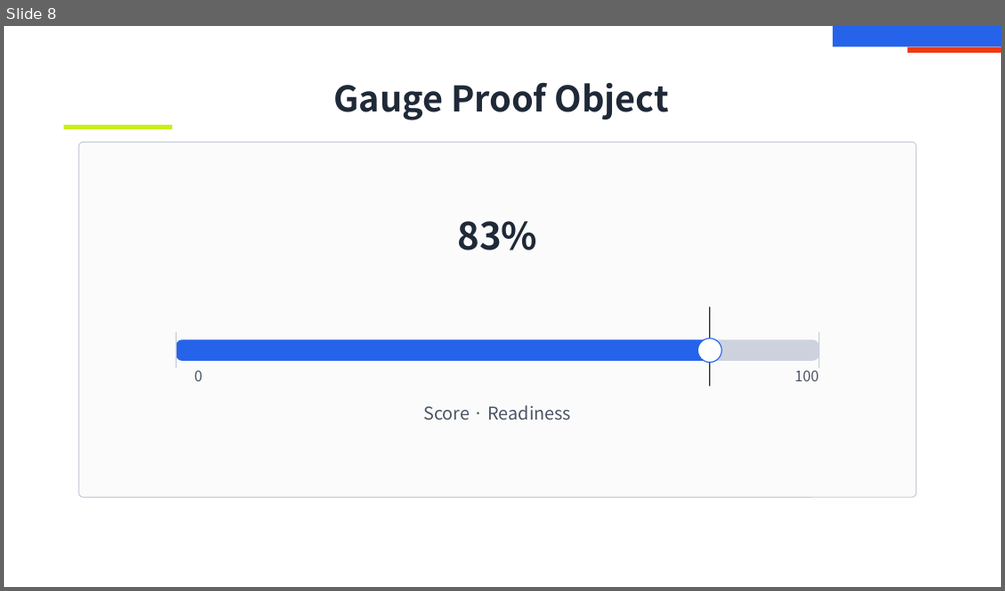
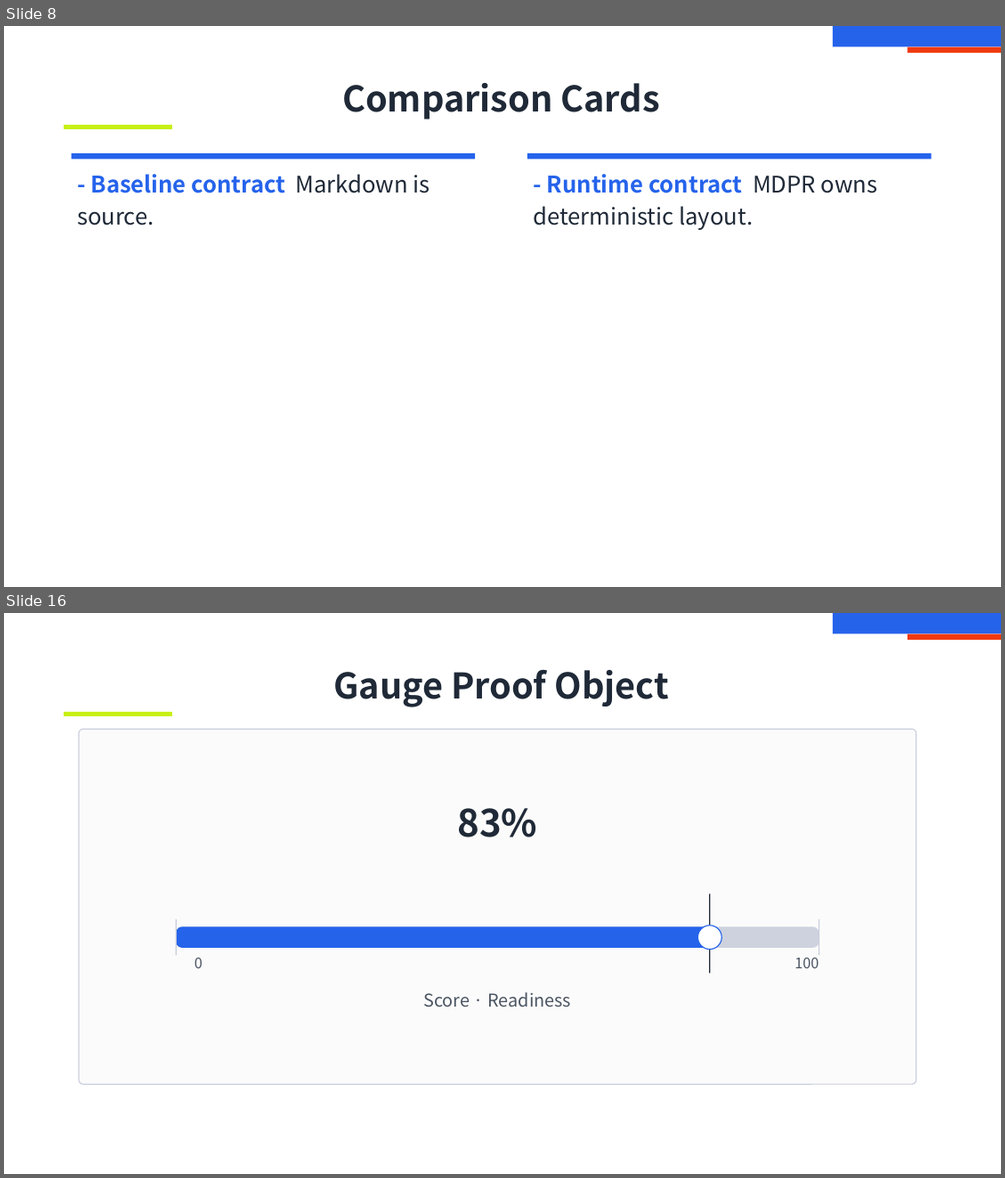
Before and after one commit to ch040602/mdpr-skill, a slide deck: artifacts/intro-decks/element-catalog/deck.pptx. Shown one above the other, each under a label of ours: slide 8 before the commit, slides 8 and 16 after it; the slides between them are not shown. The pictures are 1005x591 and 1005x1178 pixels, drawn with LibreOffice and Linux fonts; fonts in the diff are those of the drawing. Boxes give left, top, right and bottom in pixels: in the first picture for what was removed or moved away, otherwise in the second. Text is boxed around its words. In the diff, an @@ line names an element or a change of style, - is before the commit and + after.

Commit message:
Expand MDPR object catalog deck

```diff
--- a/artifacts/intro-decks/element-catalog/deck.pptx
+++ b/artifacts/intro-decks/element-catalog/deck.pptx
@@ slide 8 added at bbox=[4, 26, 1001, 587], background #FFFFFF @@
@@ rectangle added at bbox=[833, 26, 1001, 47], fill #2563EB @@
@@ rectangle added at bbox=[907, 47, 1001, 53], fill #F03A11 @@
@@ text added at bbox=[342, 83, 659, 119], 34 pt, text #1F2937, bold @@
+Comparison Cards
@@ rectangle added at bbox=[64, 125, 172, 129], fill #C7F015 @@
@@ rectangle added at bbox=[72, 153, 475, 160], fill #2563EB @@
@@ rectangle added at bbox=[527, 153, 931, 160], fill #2563EB @@
@@ text added at bbox=[77, 174, 430, 225], 22 pt, text #2563EB, bold @@
+- Baseline contract Markdown is source.
@@ text added at bbox=[534, 174, 878, 230], 22 pt, text #1F2937 @@
+- Runtime contract MDPR owns deterministic layout.
@@ what was slide 8 is now slide 16 @@
```
Also in this commit, not shown: 7 slides changed, 14 other slides added, 1 slide removed, 36 other files.
